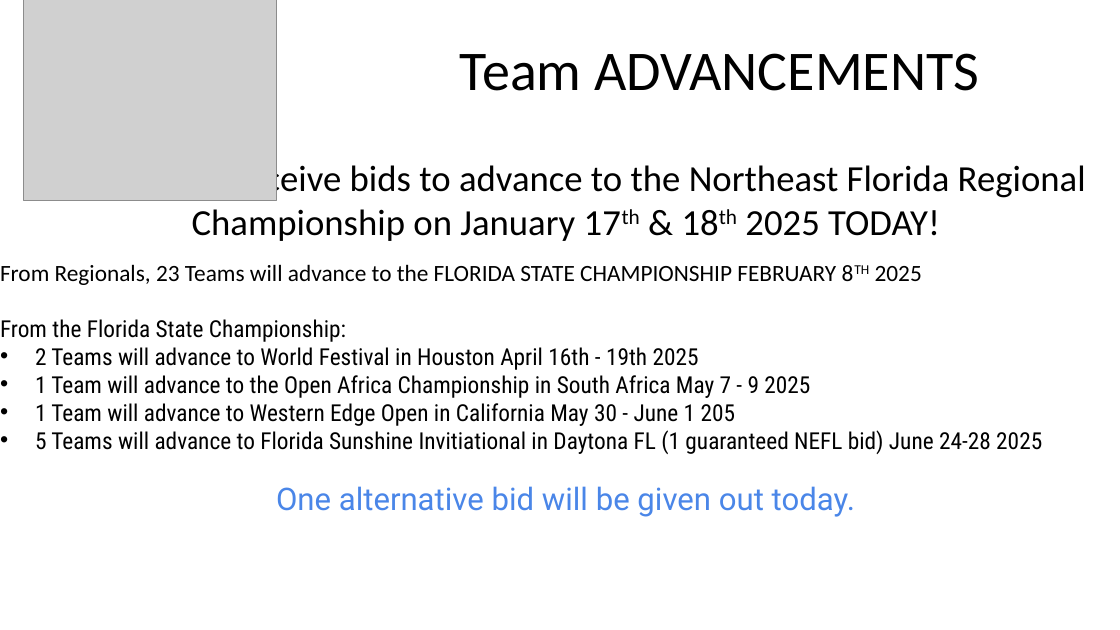
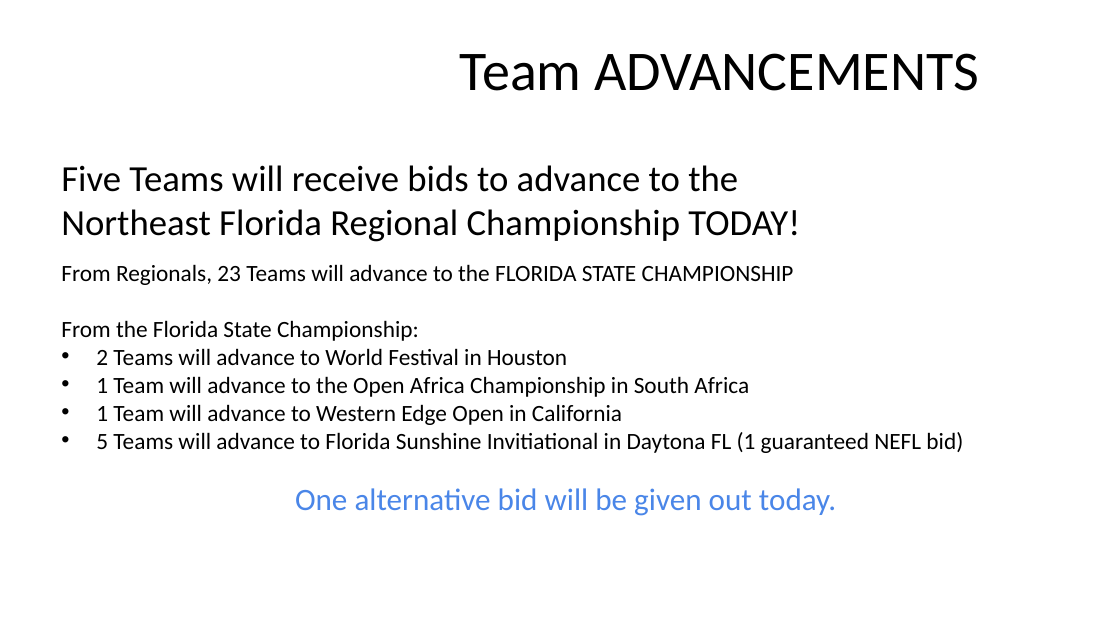
Before and after one commit to bpmerkel/FLLSlides, a slide deck: slide 25 of Api/Templates/Awards Ceremony - Short.pptx. Drawn at 1120x630 pixels with LibreOffice and Linux fonts; fonts in the diff are those of the drawing; grey boxes stand for pictures; background and template pictures are left out. Boxes give left, top, right and bottom in pixels: in the first picture for what was removed or moved away, otherwise in the second. Text is boxed around its words. In the diff, an @@ line names an element or a change of style, - is before the commit and + after.

Commit message:
Update PowerPoint files for Awards Ceremony
Modified binary content in "Awards Ceremony - Full.pptx" and "Awards Ceremony - Short.pptx". No specific text or code changes were detailed in the diff output.

```diff
--- a/Api/Templates/Awards Ceremony - Short.pptx
+++ b/Api/Templates/Awards Ceremony - Short.pptx
@@ picture removed at <box>24,0,277,200</box> @@
@@ title at <box>61,165,800,242</box>: text changed @@
-5 Teams will receive bids to advance to the Northeast Florida Regional Championship on January 17th & 18th 2025 TODAY!
+Five Teams will receive bids to advance to the
+Northeast Florida Regional Championship TODAY!
@@ title at <box>61,264,794,285</box>: text changed @@
-From Regionals, 23 Teams will advance to the FLORIDA STATE CHAMPIONSHIP FEBRUARY 8TH 2025
+From Regionals, 23 Teams will advance to the FLORIDA STATE CHAMPIONSHIP
@@ title "From Regionals, 23 Teams will ...": place and size @@
-title "From Regionals, 23 Teams will ..." at <box>0,264,1042,454</box>
+title "From Regionals, 23 Teams will ..." at <box>61,264,963,453</box>
@@ title at <box>61,320,419,341</box>: font Roboto Condensed to Calibri in "From the Florida State Championship:" @@
@@ title at <box>96,348,963,453</box>: text changed; font Roboto Condensed to Calibri @@
-• 2 Teams will advance to World Festival in Houston April 16th - 19th 2025
-• 1 Team will advance to the Open Africa Championship in South Africa May 7 - 9 2025
-• 1 Team will advance to Western Edge Open in California May 30 - June 1 205
-• 5 Teams will advance to Florida Sunshine Invitiational in Daytona FL (1 guaranteed NEFL bid) June 24-28 2025
+• 2 Teams will advance to World Festival in Houston
+• 1 Team will advance to the Open Africa Championship in South Africa
+• 1 Team will advance to Western Edge Open in California
+• 5 Teams will advance to Florida Sunshine Invitiational in Daytona FL (1 guaranteed NEFL bid)
@@ text "One alternative bid will be ..." at <box>295,488,836,516</box>: font Roboto to Calibri @@
```
Also in this commit, not shown: 2 other slides changed, 1 other file.
